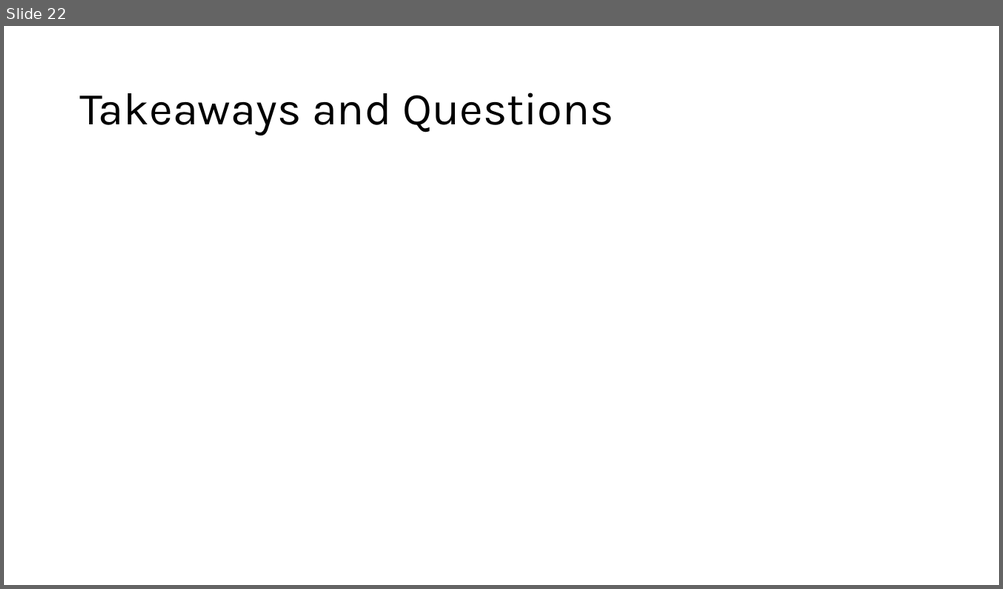
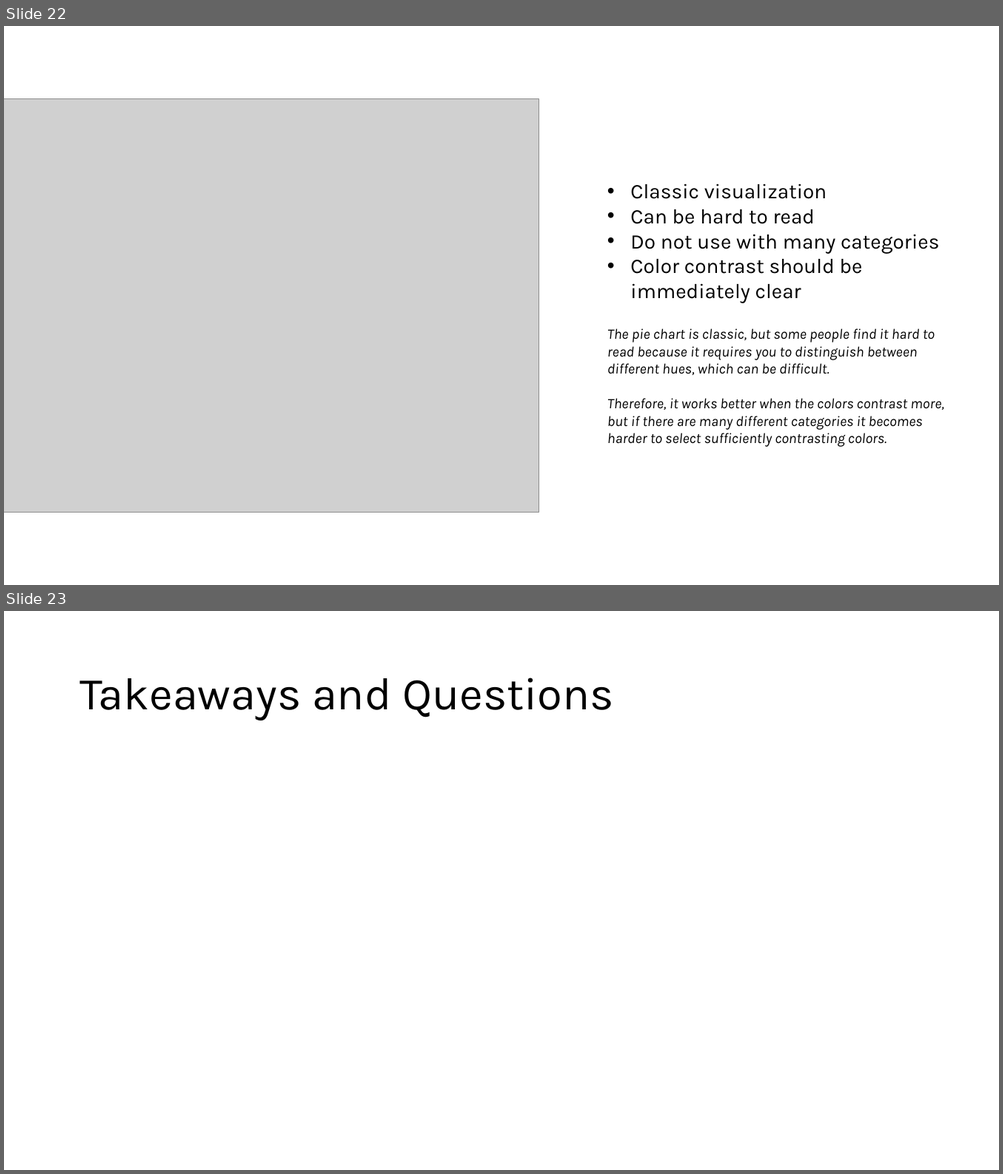
Before and after one commit to Iwestlauer/doing_data_science, a slide deck: Unit 2 Visualization/Isabella_Westlauer_FLS_Unit2.pptx. Shown one above the other, each under a label of ours: slide 22 before the commit, slides 22 and 23 after it. The pictures are 1003x589 and 1003x1174 pixels, drawn with LibreOffice and Linux fonts; fonts in the diff are those of the drawing; grey boxes stand for pictures. Boxes give left, top, right and bottom in pixels: in the first picture for what was removed or moved away, otherwise in the second. Text is boxed around its words. In the diff, an @@ line names an element or a change of style, - is before the commit and + after.

Commit message:
work on unit 2 visualization

```diff
--- a/Unit 2 Visualization/Isabella_Westlauer_FLS_Unit2.pptx
+++ b/Unit 2 Visualization/Isabella_Westlauer_FLS_Unit2.pptx
@@ slide 22 added at <box>4,26,999,585</box>, background #FFFFFF @@
@@ picture added at <box>4,99,539,512</box> @@
@@ text added at <box>607,184,944,447</box>, 14 pt, text #000000, italic @@
+• Classic visualization
+• Can be hard to read
+• Do not use with many categories
+• Color contrast should be immediately clear
+The pie chart is classic, but some people find it hard to read because it requires you to distinguish between different hues, which can be difficult.
+Therefore, it works better when the colors contrast more, but if there are many different categories it becomes harder to select sufficiently contrasting colors.
@@ what was slide 22 is now slide 23 @@
```
Also in this commit, not shown: 2 slides changed, 10 other slides added, 10 slides removed, 1 other file.
